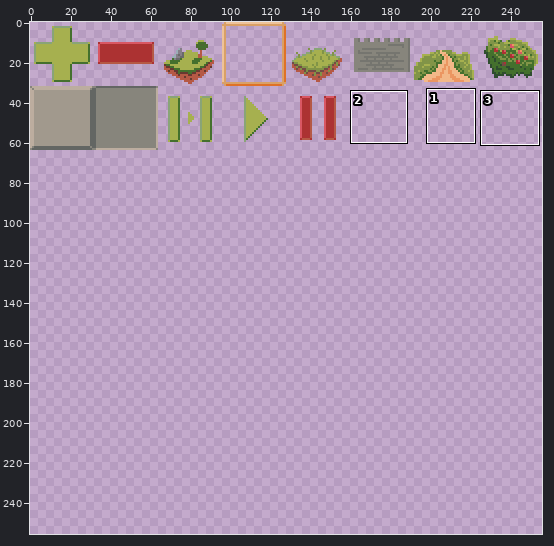
A pixel-art file gets an edit: Assets/Art/Textures/Icons.aseprite. The picture above shows the old version from afar; the outline marks the close-up.
Close-up. Before the commit:
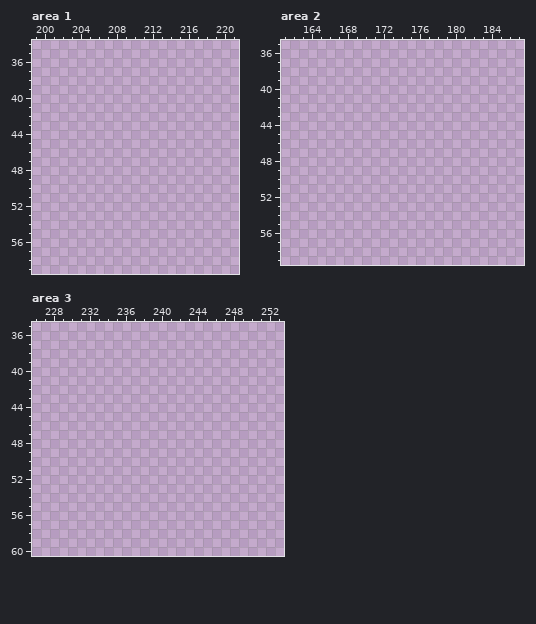
256x256 pixels, 1 frame. Shown: area 1: x 199..221, y 34..59; area 2: x 161..187, y 35..59; area 3: x 226..253, y 35..60. The commit also changed other parts of the picture, which this record leaves out.
After:
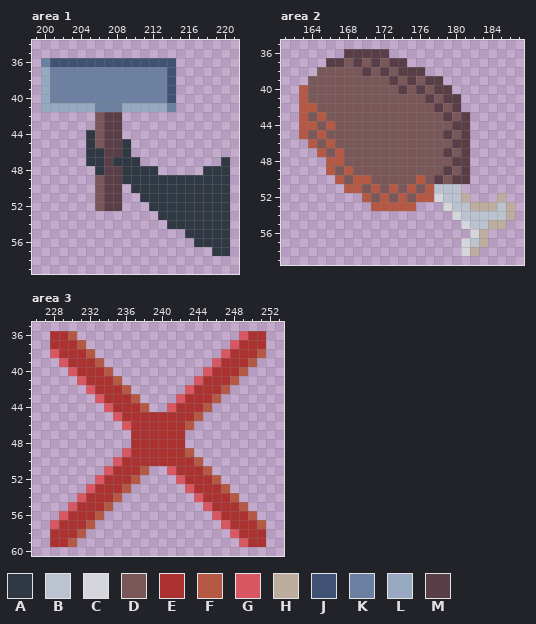
Palette (. is transparent): A #303843  B #bbc3d0  C #d5d6db  D #7a5859  E #ac3232  F #b55945  G #d95763  H #bcad9f  J #405273  K #6c81a1  L #96a9c1  M #593e47
Difference:
Changed rows in their new state; - is an unchanged pixel.
Area 1:
first column x 200:
36 KJJJJJJJJJJJJJJ------
37 LKKKKKKKKKKKKKJ------
38 LKKKKKKKKKKKKKJ------
39 LKKKKKKKKKKKKKJ------
40 LKKKKKKKKKKKKKJ------
41 LLLLLLKKKLLLLLK------
42 ------DMM------------
43 ------DMM------------
44 -----ADMM------------
45 -----ADMMA-----------
46 -----AAMMA-----------
47 -----AAMAAA---------A
48 ------AMMAAAA-----AAA
49 ------DMMAAAAAAAAAAAA
50 ------DMM-AAAAAAAAAAA
51 ------DMM--AAAAAAAAAA
52 ------DMM---AAAAAAAAA
53 -------------AAAAAAAA
54 --------------AAAAAAA
55 ----------------AAAAA
56 -----------------AAAA
57 -------------------AA
Area 2:
first column x 163:
36 -----MMMMM--------------
37 ---MMDMDMDMM------------
38 --DDDDDMDMDMMM----------
39 -DDDDDDDDDMDMDMM--------
40 FDDDDDDDDDDMDMDMM-------
41 FDDDDDDDDDDDDDMDMM------
42 FFDDDDDDDDDDDDDMDM------
43 FDFDDDDDDDDDDDDDMDM-----
44 FFDFDDDDDDDDDDDDDMM-----
45 FDFDDDDDDDDDDDDDMDM-----
46 -FDFDDDDDDDDDDDDDMM-----
47 --FDFDDDDDDDDDDDMDM-----
48 ---FFDDDDDDDDDDDDMM-----
49 ---FDFDDDDDDDDDDMDM-----
50 ----FDFFDDDDDFDMDMM-----
51 -----FFDFDFDFDFBBB------
52 -------FDFDFDFFCBBH---H-
53 --------FFFFF---CBBHHHBH
54 -----------------CBBBBBH
55 ------------------CBBHH-
56 -------------------CH---
57 ------------------CBH---
58 ------------------CH----
Area 3:
first column x 228:
36 EEF------------------GEE
37 EEEF----------------GEEE
38 GEEEF--------------GEEEF
39 -GEEEF------------GEEEF-
40 --GEEEF----------GEEEF--
41 ---GEEEF--------GEEEF---
42 ----GEEEF------GEEEF----
43 -----GEEEF----GEEEF-----
44 ------GEEEF--GEEEF------
45 -------GEEEEEEEEF-------
46 --------GEEEEEEF--------
47 ---------EEEEEE---------
48 ---------EEEEEE---------
49 --------GEEEEEEF--------
50 -------GEEEEEEEEF-------
51 ------GEEEF--GEEEF------
52 -----GEEEF----GEEEF-----
53 ----GEEEF------GEEEF----
54 ---GEEEF--------GEEEF---
55 --GEEEF----------GEEEF--
56 -GEEEF------------GEEEF-
57 GEEEF--------------GEEEF
58 EEEF----------------GEEE
59 EEF------------------GEE
